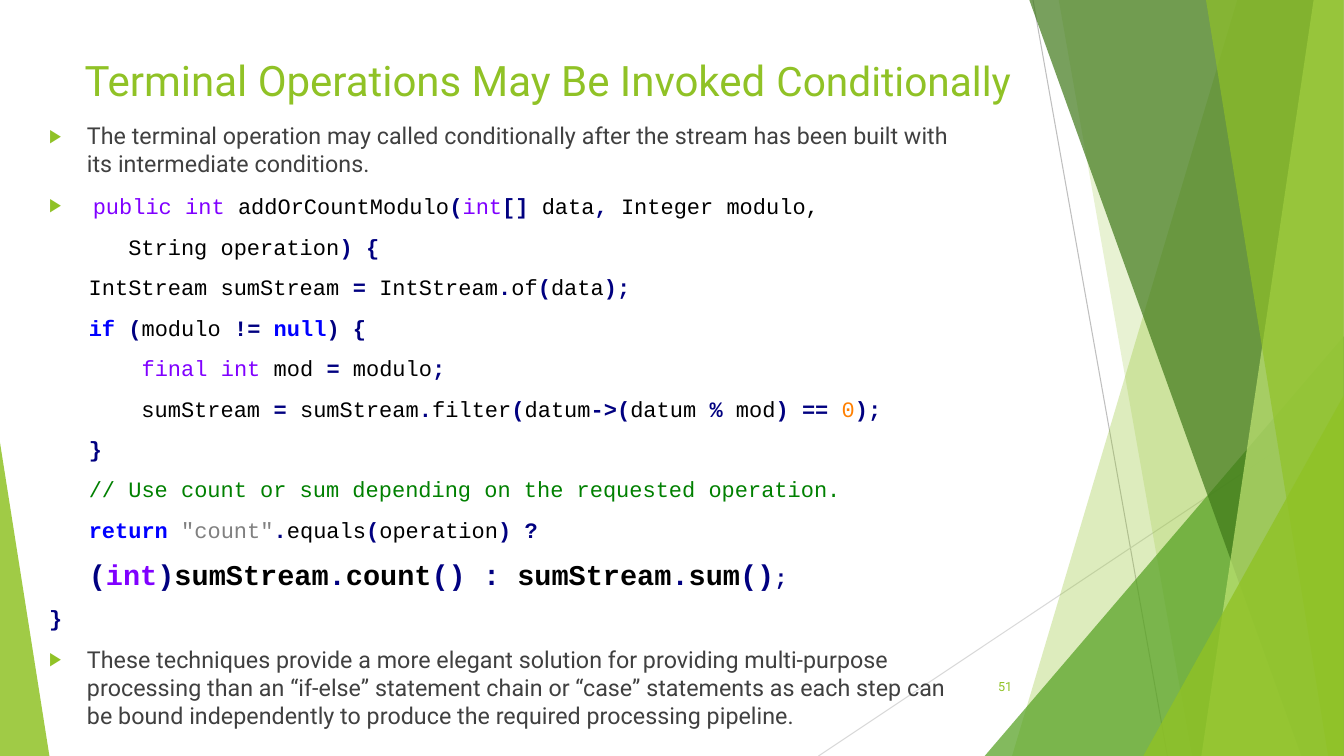
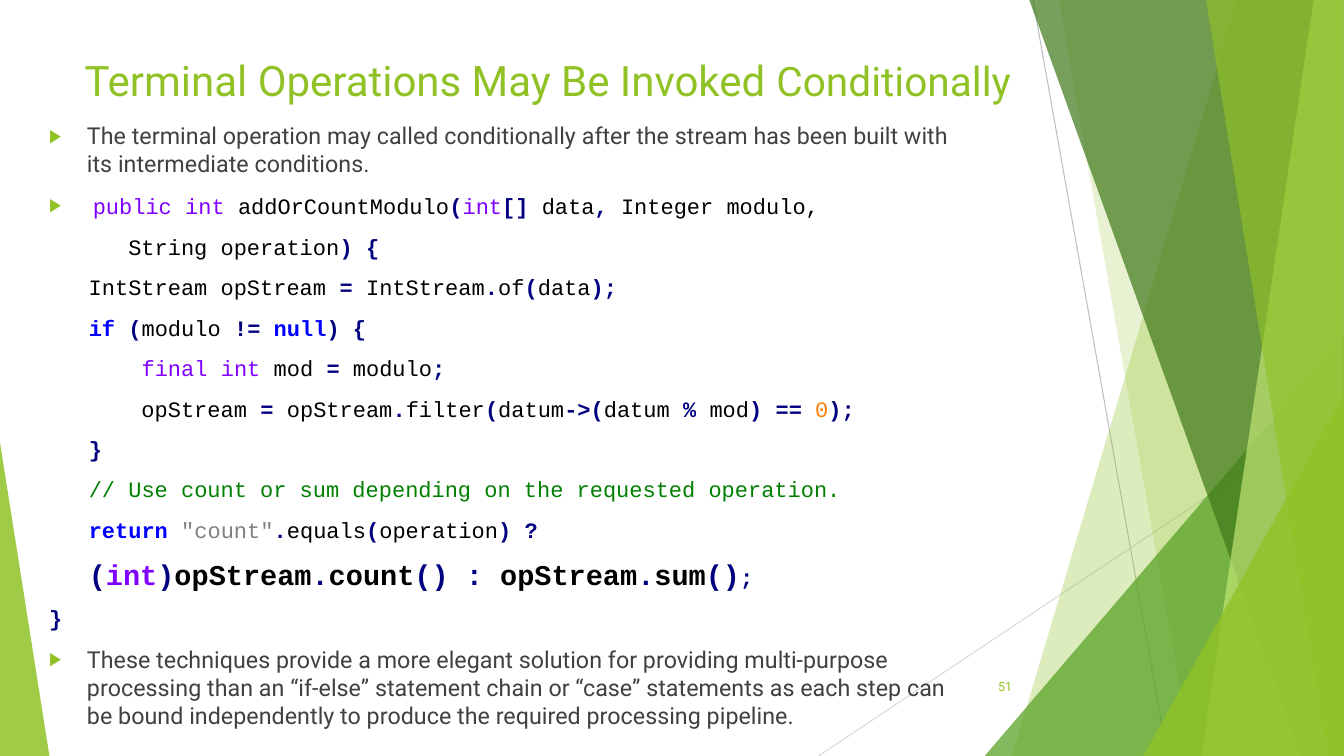
Before and after one commit to RichardRoda/2017-CodePaLOUsa-Lambda, a slide deck: slide 51 of Learning to Love the Lambda in the Stream.pptx. Drawn at 1344x756 pixels with LibreOffice and Linux fonts; fonts in the diff are those of the drawing. Boxes give left, top, right and bottom in pixels: in the first picture for what was removed or moved away, otherwise in the second. Text is boxed around its words. In the diff, an @@ line names an element or a change of style, - is before the commit and + after.

```diff
--- a/Learning to Love the Lambda in the Stream.pptx
+++ b/Learning to Love the Lambda in the Stream.pptx
@@ text at <box>89,280,617,300</box>: text changed @@
-IntStream sumStream = IntStream.of(data);
+IntStream opStream = IntStream.of(data);
@@ text at <box>141,401,855,422</box>: text changed @@
-sumStream = sumStream.filter(datum->(datum % mod) == 0);
+opStream = opStream.filter(datum->(datum % mod) == 0);
@@ text at <box>89,564,740,591</box>: text changed @@
-(int)sumStream.count() : sumStream.sum();
+(int)opStream.count() : opStream.sum();
```
Also in this commit, not shown: 11 other slides changed, 1 other file.
